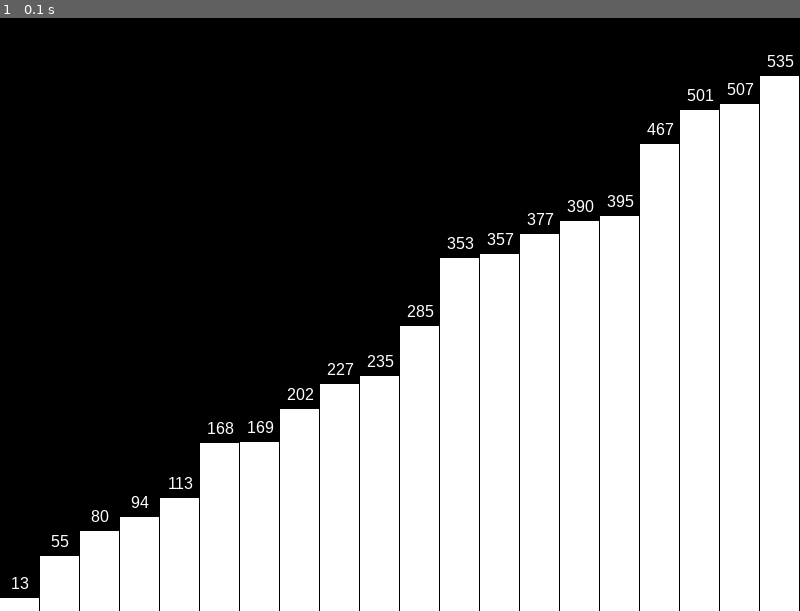
Above: before the commit, frame 1.
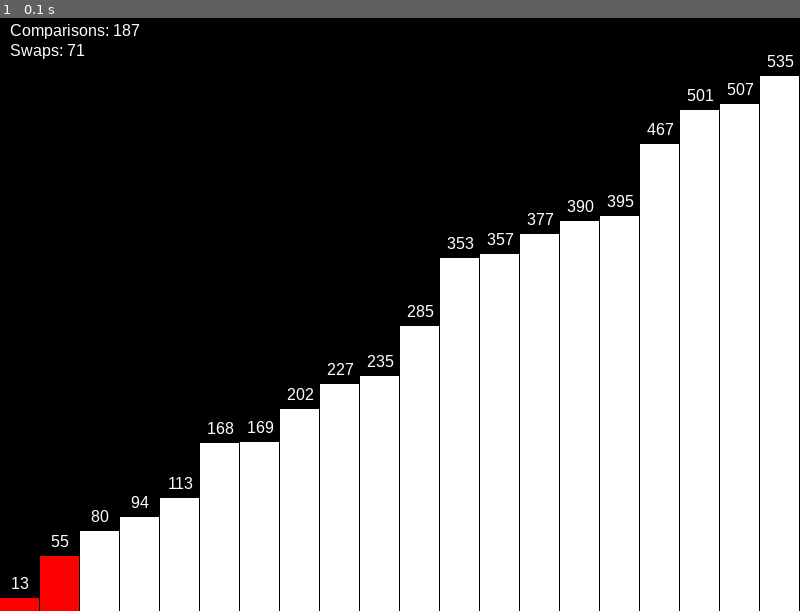
Above: after the commit, the same moment.

Repository: prajithravisankar/Bubble-Sort-Visualization-Pygame-
Game: pygame game, started from bubble_sort_visualization_pygame.py
Two runs of this game, one before a commit and one after it. Both use one fixed random seed, a clock stepped at 60 frames per second and the inputs below.
Inputs:
- Up to frame 1 (0.1 s): no input

The runs differ from the first frame. In frame 1, 0.8% of the frame differs, in the area x 0-18%, y 1-100%.

Commit message:
modified draw_bars() to accept additional parameters

Diff:
--- a/bubble_sort_visualization_pygame.py
+++ b/bubble_sort_visualization_pygame.py
@@ -31,21 +31,35 @@
     """Generate a random array of integers."""
     return [random.randint(10, MAX_HEIGHT) for _ in range(size)]
 
-def draw_bars(array):
+def draw_bars(array, comparisons=None, swaps=None, sorted_indices=None, comparisons_count=0, swaps_count=0):
     """Draws the bars on the screen."""
     SCREEN.fill(BLACK)
 
     for index, value in enumerate(array):
+        # determine the color of the bar based on its state
+        color = WHITE
+        if sorted_indices and index in sorted_indices:
+            color = GREEN
+        elif swaps and index in swaps:
+            color = ORANGE
+        elif comparisons and index in comparisons:
+            color = RED
+
         # position and size of the bar
         bar_rect = pygame.Rect(index * BAR_WIDTH, HEIGHT - value, BAR_WIDTH - 1, value)
-
         # draw the bar
-        pygame.draw.rect(SCREEN, WHITE, bar_rect)
+        pygame.draw.rect(SCREEN, color, bar_rect)
 
         # display number above the bar
         number_text = FONT.render(str(value), True, WHITE)
         text_rect = number_text.get_rect(center=(index * BAR_WIDTH + BAR_WIDTH // 2, HEIGHT - value - 15))
         SCREEN.blit(number_text, text_rect)
+
+    # display metrics at the top left corner
+    comparisons_text = FONT.render(f"Comparisons: {comparisons_count}", True, WHITE)
+    swaps_text = FONT.render(f"Swaps: {swaps_count}", True, WHITE)
+    SCREEN.blit(comparisons_text, (10, 10))
+    SCREEN.blit(swaps_text, (10, 30))
 
     pygame.display.flip()
 
@@ -91,8 +105,13 @@
     print('\n')
     print("total swaps: ", total_swaps)
 
+    # testing with single step
+    comparisons = {0, 1}
+    swaps = None
+    sorted_indices = set() # no sorted indices yet
+
     # draw random bars
-    draw_bars(random_array)
+    draw_bars(random_array, comparisons=comparisons, swaps=swaps, sorted_indices=sorted_indices, comparisons_count=total_comparison, swaps_count=total_swaps)
 
     # keep running until we quit
     running = True
